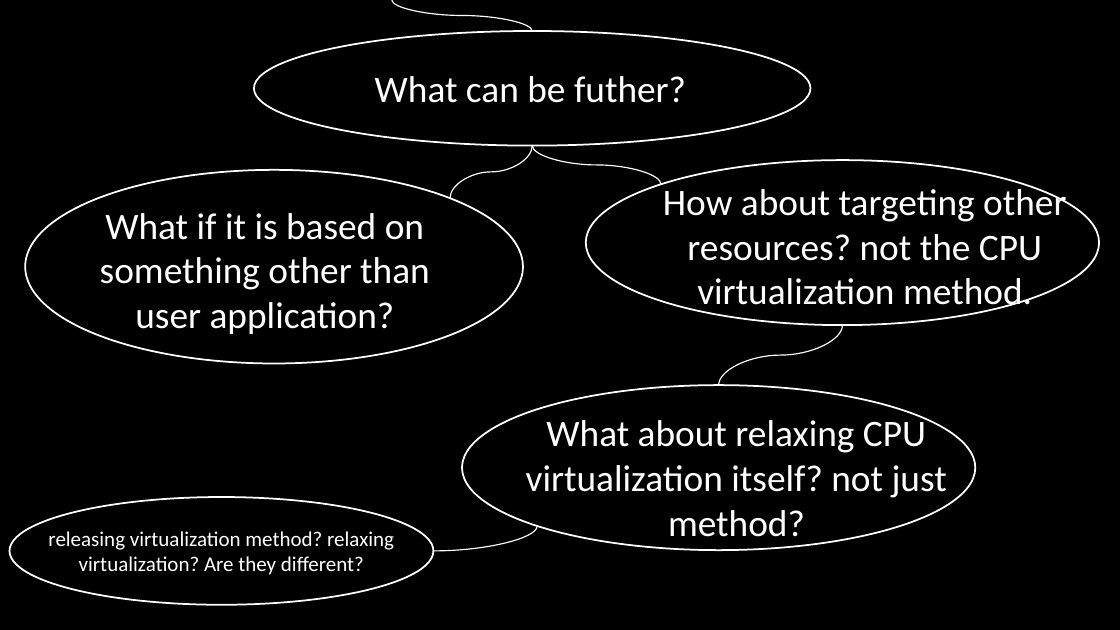
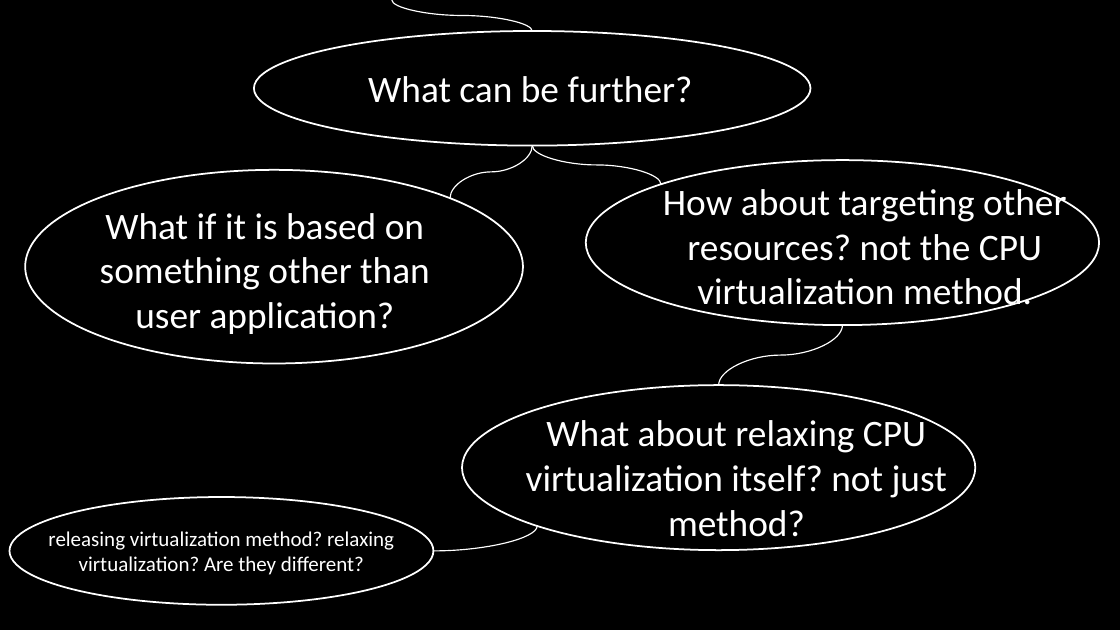
Before and after one commit to minseok127/paper_reviews, a slide deck: slide 29 of operating_system/ghOSt/Shenango.pptx. Drawn at 1120x630 pixels with LibreOffice and Linux fonts; fonts in the diff are those of the drawing. Boxes give left, top, right and bottom in pixels: in the first picture for what was removed or moved away, otherwise in the second. Text is boxed around its words. In the diff, an @@ line names an element or a change of style, - is before the commit and + after.

```diff
--- a/operating_system/ghOSt/Shenango.pptx
+++ b/operating_system/ghOSt/Shenango.pptx
@@ text at (368, 76, 693, 103): text changed @@
-What can be futher?
+What can be further?
```
Also in this commit, not shown: 3 other slides changed, 3 other files.
